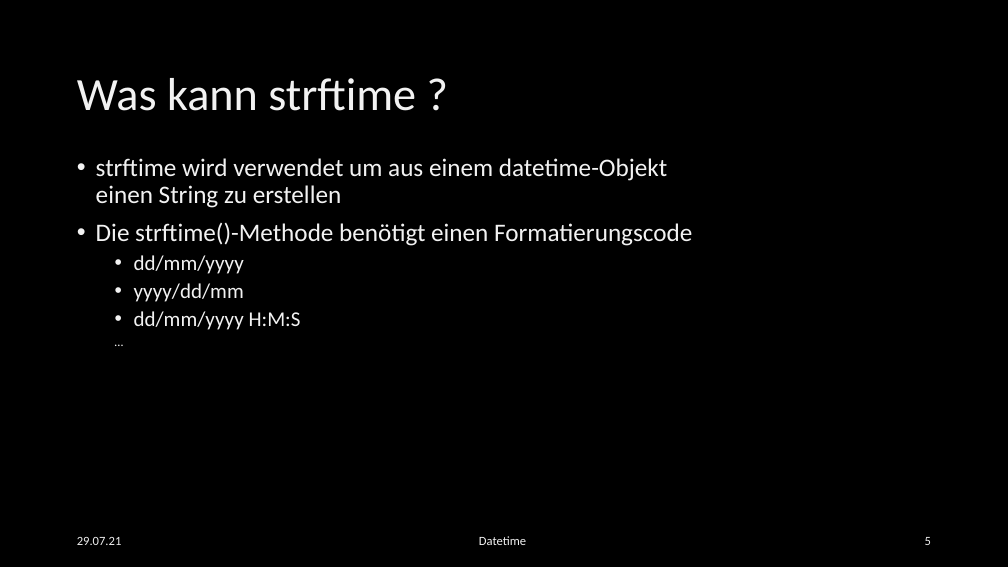
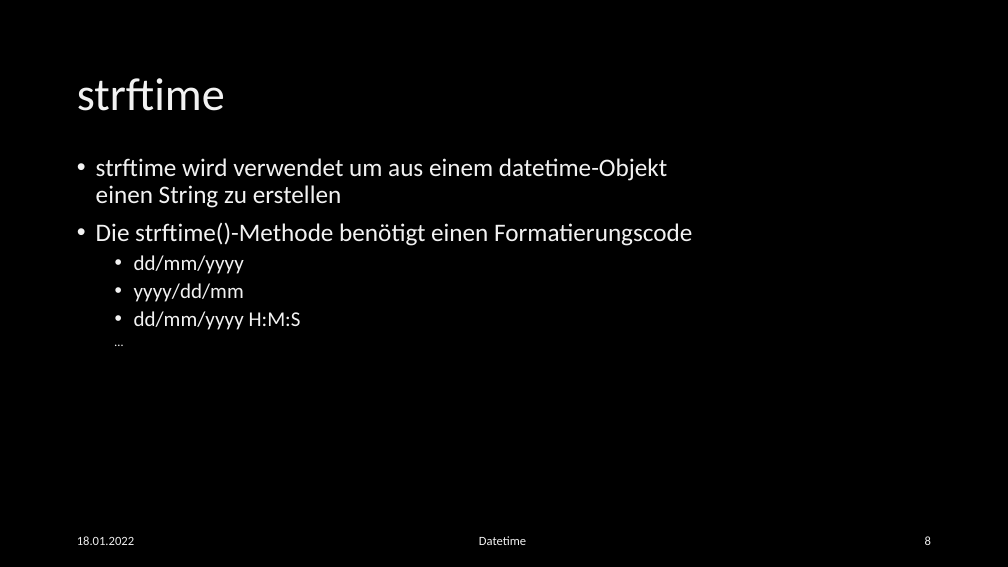
Before and after one commit to EsstBananeImEi/python_kurs, a slide deck: slide 8 of Materialien/Powerpoint/Einfuehrung in Datetime.pptx (slide 5 before the commit). Drawn at 1008x567 pixels with LibreOffice and Linux fonts; fonts in the diff are those of the drawing; background and template pictures are left out. Boxes give left, top, right and bottom in pixels: in the first picture for what was removed or moved away, otherwise in the second. Text is boxed around its words. In the diff, an @@ line names an element or a change of style, - is before the commit and + after.

```diff
--- a/Materialien/Powerpoint/Einfuehrung in Datetime.pptx
+++ b/Materialien/Powerpoint/Einfuehrung in Datetime.pptx
@@ title at bbox=[77, 78, 225, 111]: text changed @@
-Was kann strftime ?
+strftime
@@ text at bbox=[77, 536, 134, 545]: text changed @@
-29.07.21
+18.01.2022
@@ page number at bbox=[925, 536, 931, 545]: text changed @@
-5
+8
```
Also in this commit, not shown: 5 other slides changed, 5 slides added, 8 other files.
